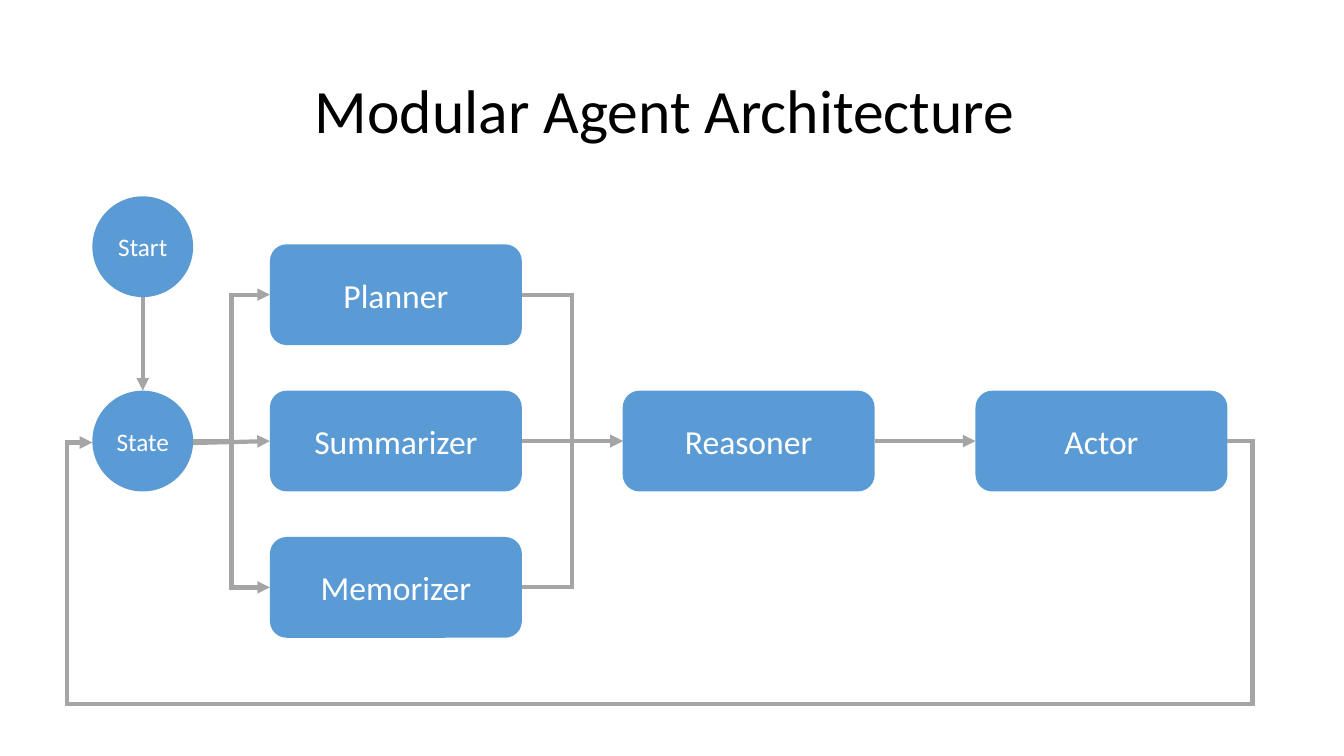
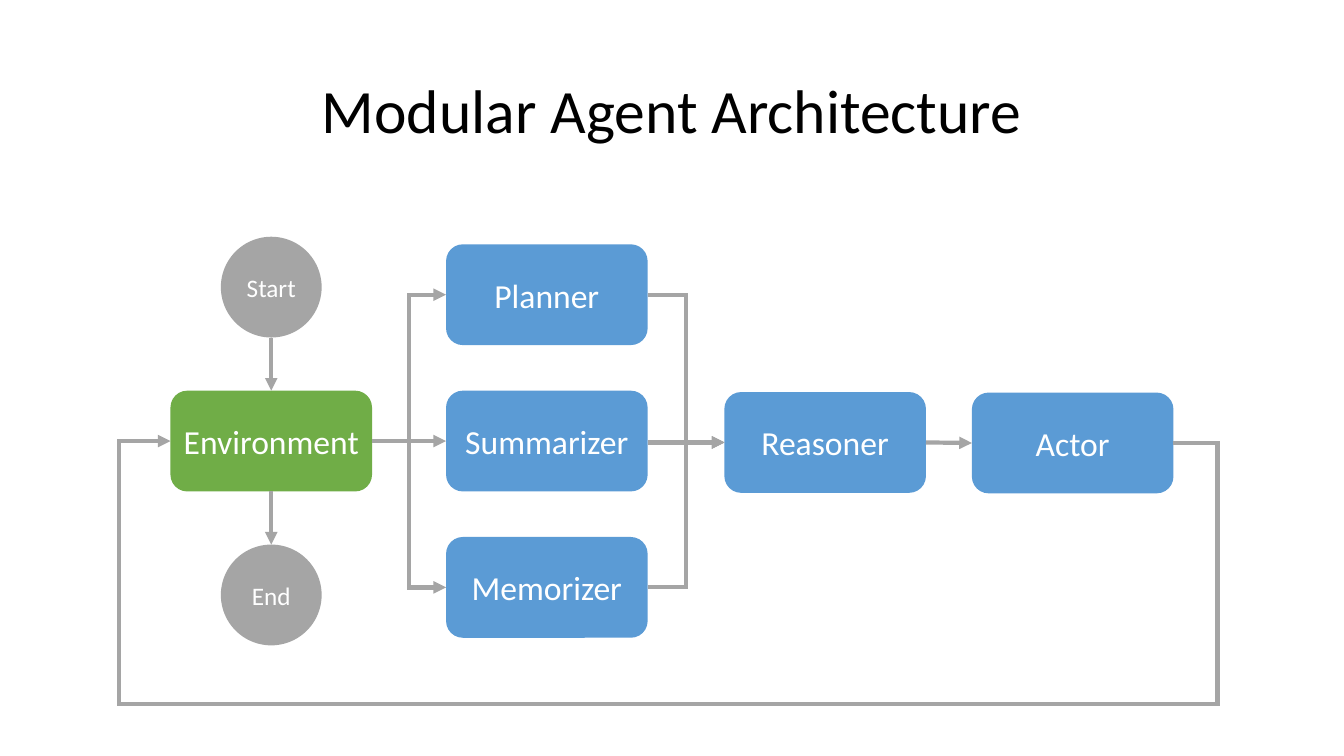
Before and after one commit to matthewrenze/modular-agents, a slide deck: slide 1 of agent-diagrams.pptx. Drawn at 1344x756 pixels with LibreOffice and Linux fonts; fonts in the diff are those of the drawing. Boxes give left, top, right and bottom in pixels: in the first picture for what was removed or moved away, otherwise in the second. Text is boxed around its words. In the diff, an @@ line names an element or a change of style, - is before the commit and + after.

```diff
--- a/agent-diagrams.pptx
+++ b/agent-diagrams.pptx
@@ text "Modular Agent Architecture" moved from (x1=315, y1=90, x2=1014, y2=144) to (x1=322, y1=90, x2=1021, y2=144) @@
@@ ellipse "Start" moved from (x1=93, y1=197, x2=194, y2=297) to (x1=221, y1=237, x2=322, y2=338) @@
@@ ellipse "Start" at (x1=221, y1=237, x2=322, y2=338): fill #5B9BD5 to #A5A5A5 @@
@@ rounded rectangle "Planner" resized from (x1=270, y1=244, x2=522, y2=345) to (x1=447, y1=244, x2=648, y2=345) @@
@@ elbow arrow moved from (522, 294) - (623, 442) to (648, 294) - (725, 443) @@
@@ arrow moved from (143, 297) - (143, 391) to (271, 338) - (271, 391) @@
@@ ellipse removed at (x1=93, y1=391, x2=194, y2=492) @@
-State
@@ rounded rectangle added at (x1=170, y1=391, x2=372, y2=492), fill #70AD47, 24 pt, text #FFFFFF @@
+Environment
@@ rounded rectangle "Summarizer" resized from (x1=270, y1=391, x2=522, y2=492) to (x1=447, y1=391, x2=648, y2=492) @@
@@ rounded rectangle "Reasoner" resized from (x1=623, y1=391, x2=875, y2=492) to (x1=725, y1=392, x2=927, y2=493) @@
@@ rounded rectangle "Actor" resized from (x1=976, y1=391, x2=1228, y2=492) to (x1=972, y1=392, x2=1174, y2=493) @@
@@ elbow arrow moved from (1228, 442) - (93, 443) to (1174, 443) - (170, 442) @@
@@ 2 elbow arrows, 1 arrow moved together from (x1=194, y1=294, x2=270, y2=588) to (x1=372, y1=294, x2=447, y2=588) @@
@@ elbow arrow moved from (522, 588) - (623, 442) to (648, 588) - (725, 443) @@
@@ arrow moved from (522, 442) - (623, 442) to (648, 443) - (725, 443) @@
@@ arrow moved from (875, 442) - (976, 442) to (927, 443) - (972, 443) @@
@@ arrow added from (271, 492) to (271, 544), #A5A5A5 3 pt @@
@@ rounded rectangle "Memorizer" resized from (x1=270, y1=537, x2=522, y2=638) to (x1=447, y1=537, x2=648, y2=638) @@
@@ ellipse added at (x1=221, y1=544, x2=322, y2=645), fill #A5A5A5, 18 pt, text #FFFFFF @@
+End
```
Also in this commit, not shown: 1 other file.
